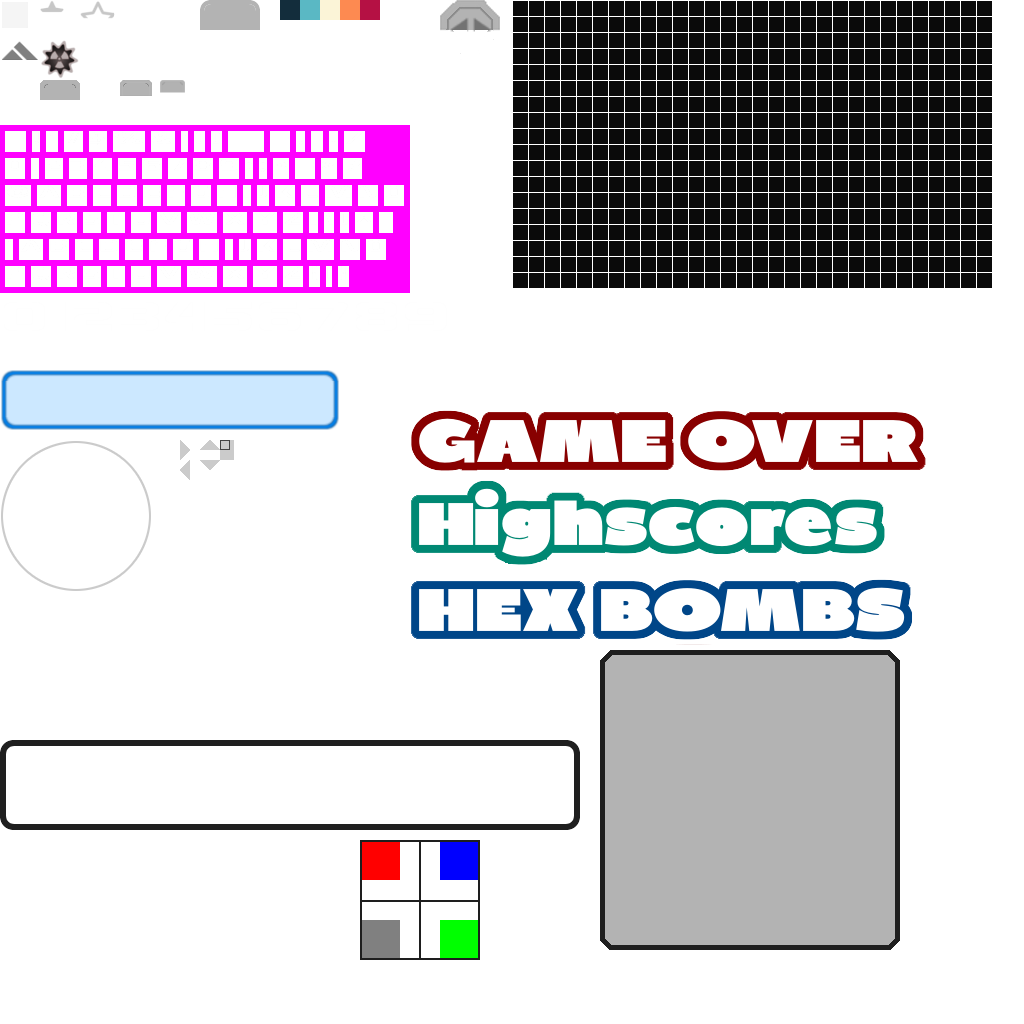
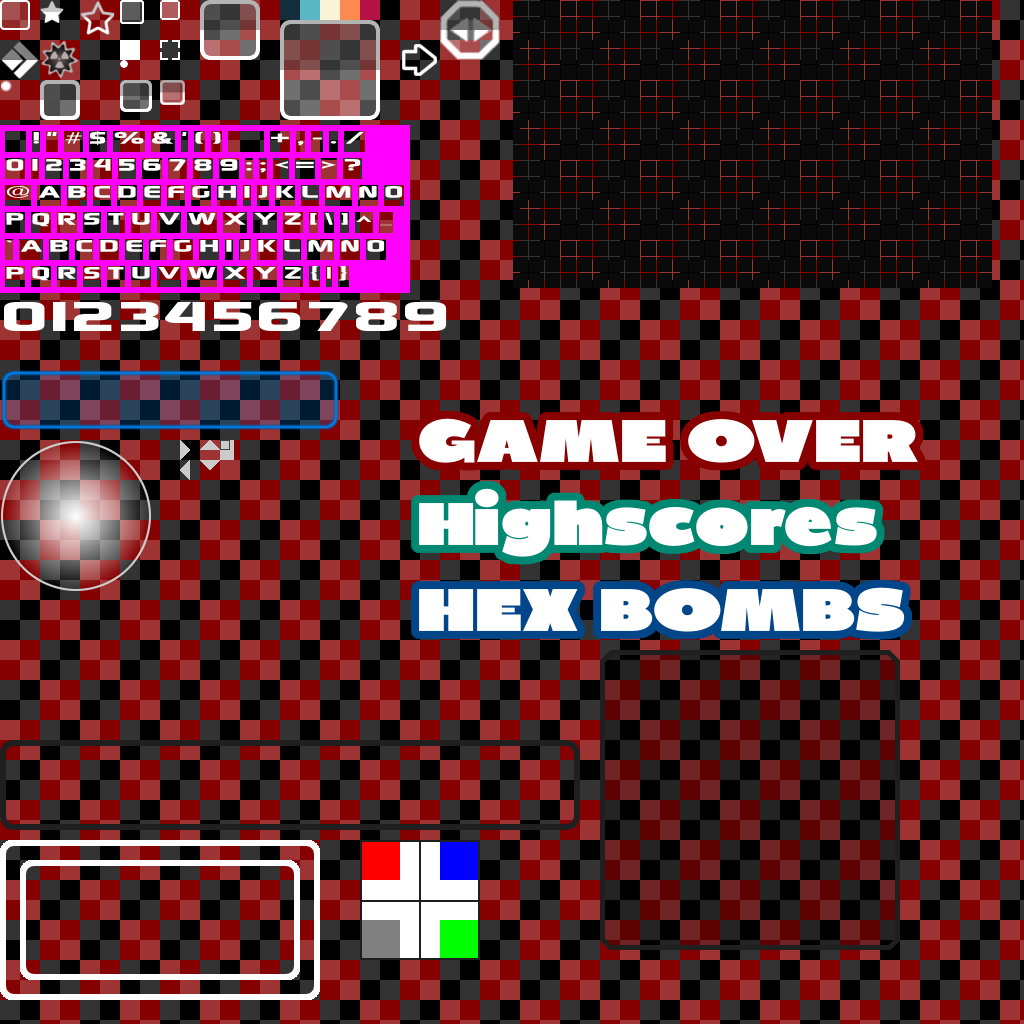
Layer changes from the first 1024 x 1024 image to the second:
painted on "Ebene #13" over (x1=280, y1=20, x2=380, y2=120)
showed "Ebene #17" over (x1=0, y1=0, x2=1024, y2=1024)
